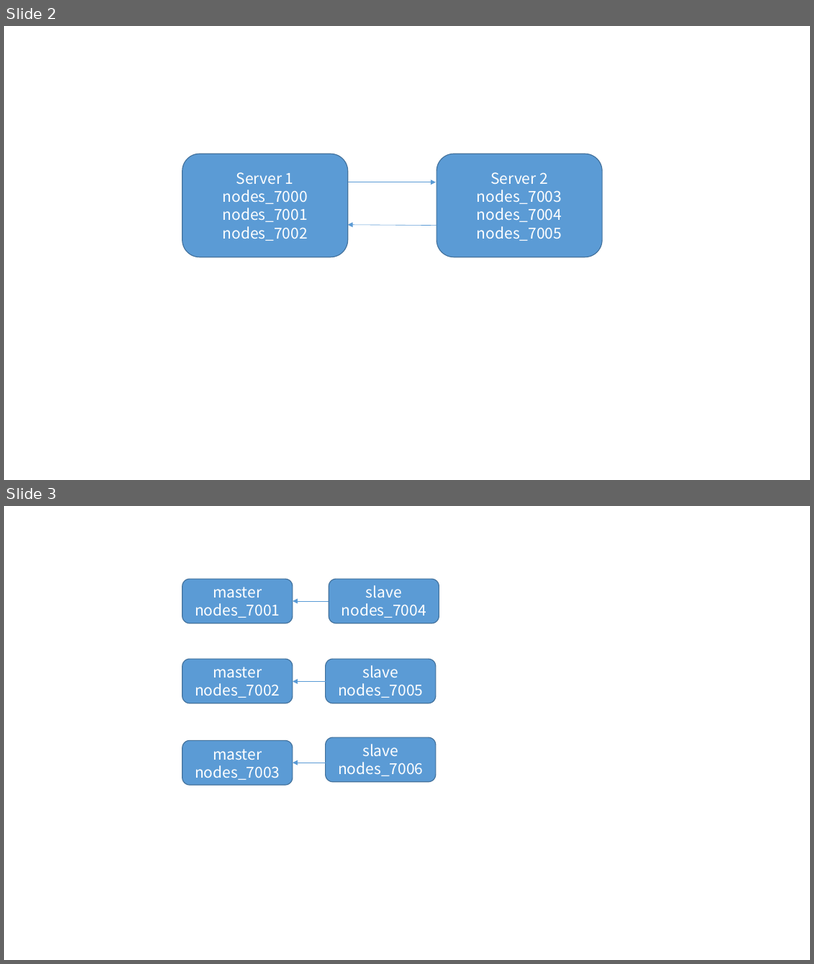
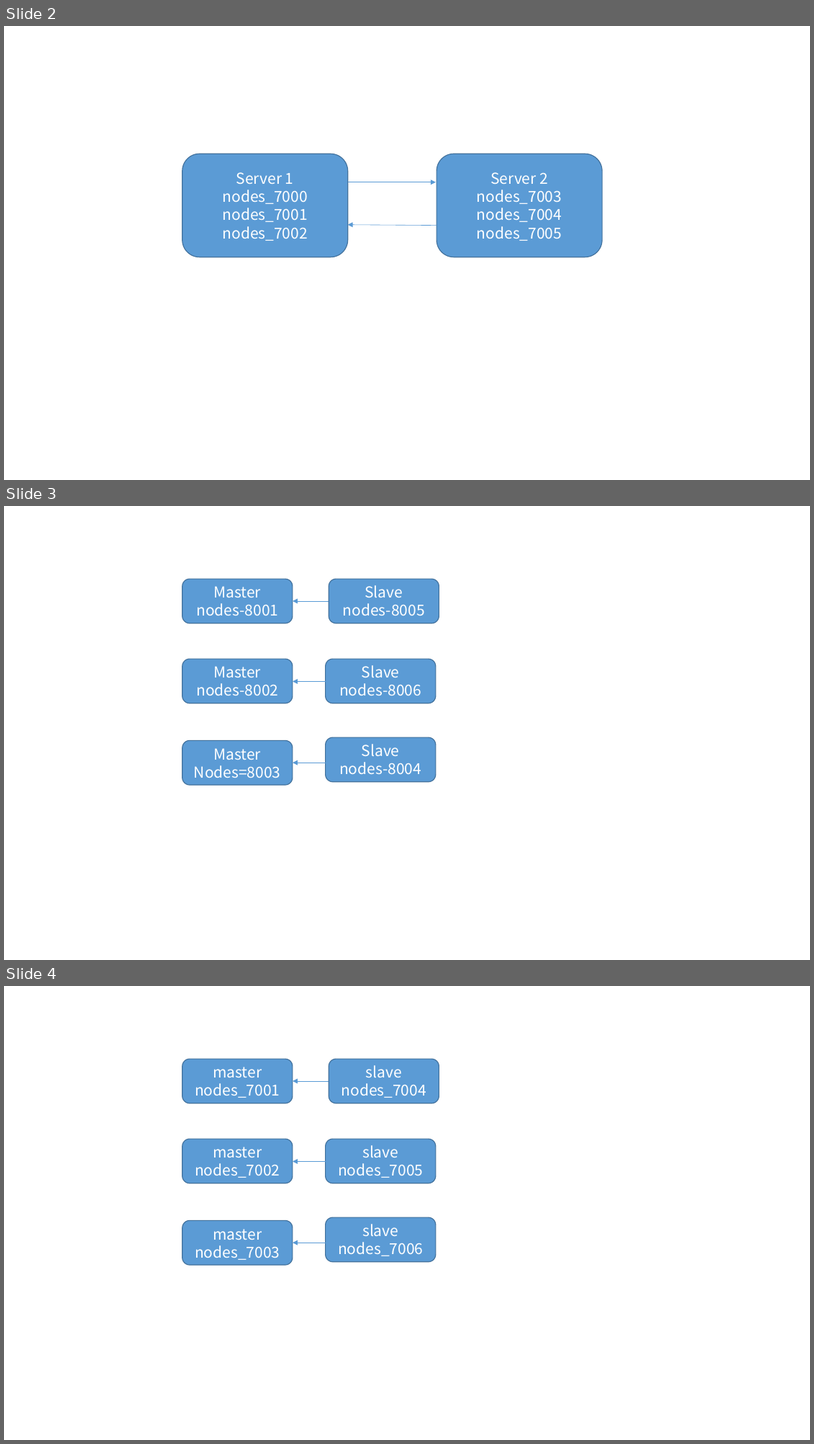
Before and after one commit to cxinping/Redis, a slide deck: Tools/redis架构图.pptx. Shown one above the other, each under a label of ours: slides 2 and 3 before the commit, slides 2, 3 and 4 after it. The pictures are 814x964 and 814x1444 pixels, drawn with LibreOffice and Linux fonts; fonts in the diff are those of the drawing. Boxes give left, top, right and bottom in pixels: in the first picture for what was removed or moved away, otherwise in the second. Text is boxed around its words. In the diff, an @@ line names an element or a change of style, - is before the commit and + after.

Commit message:
Redis架构图

```diff
--- a/Tools/redis架构图.pptx
+++ b/Tools/redis架构图.pptx
@@ slide 3 added at box(4, 506, 810, 960), background #FFFFFF @@
@@ rounded rectangle added at box(183, 579, 293, 623), fill #5B9BD5, outline #43739E 1 pt, 18 pt, text #FFFFFF @@
+Master
+nodes-8001
@@ rounded rectangle added at box(329, 579, 439, 623), fill #5B9BD5, outline #43739E 1 pt, 18 pt, text #FFFFFF @@
+Slave
+nodes-8005
@@ arrow added from (329, 601) to (293, 601), #5B9BD5 0.5 pt @@
@@ rounded rectangle added at box(183, 659, 293, 703), fill #5B9BD5, outline #43739E 1 pt, 18 pt, text #FFFFFF @@
+Master
+nodes-8002
@@ rounded rectangle added at box(326, 659, 436, 703), fill #5B9BD5, outline #43739E 1 pt, 18 pt, text #FFFFFF @@
+Slave
+nodes-8006
@@ arrow added from (329, 682) to (293, 682), #5B9BD5 0.5 pt @@
@@ rounded rectangle added at box(183, 740, 293, 784), fill #5B9BD5, outline #43739E 1 pt, 18 pt, text #FFFFFF @@
+Master
+Nodes=8003
@@ rounded rectangle added at box(326, 737, 436, 781), fill #5B9BD5, outline #43739E 1 pt, 18 pt, text #FFFFFF @@
+Slave
+nodes-8004
@@ arrow added from (329, 762) to (293, 762), #5B9BD5 0.5 pt @@
@@ what was slide 3 is now slide 4 @@
```
